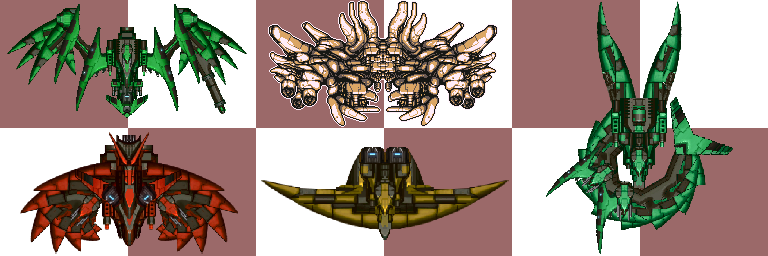
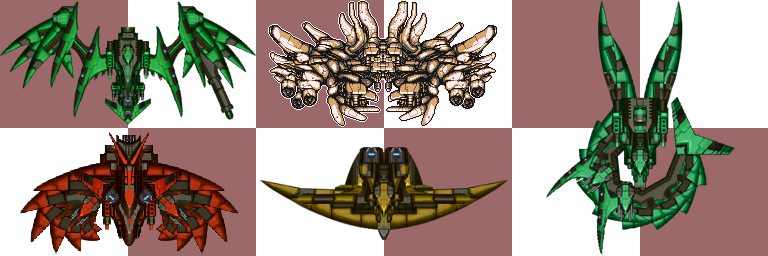
Revision of a layered 768×256 image; what changed, layer by layer:
painted on "boss 5" over [546, 1, 736, 255]
painted on "boss 4" over [260, 147, 509, 240]
painted on "boss 1" over [0, 1, 256, 125]
